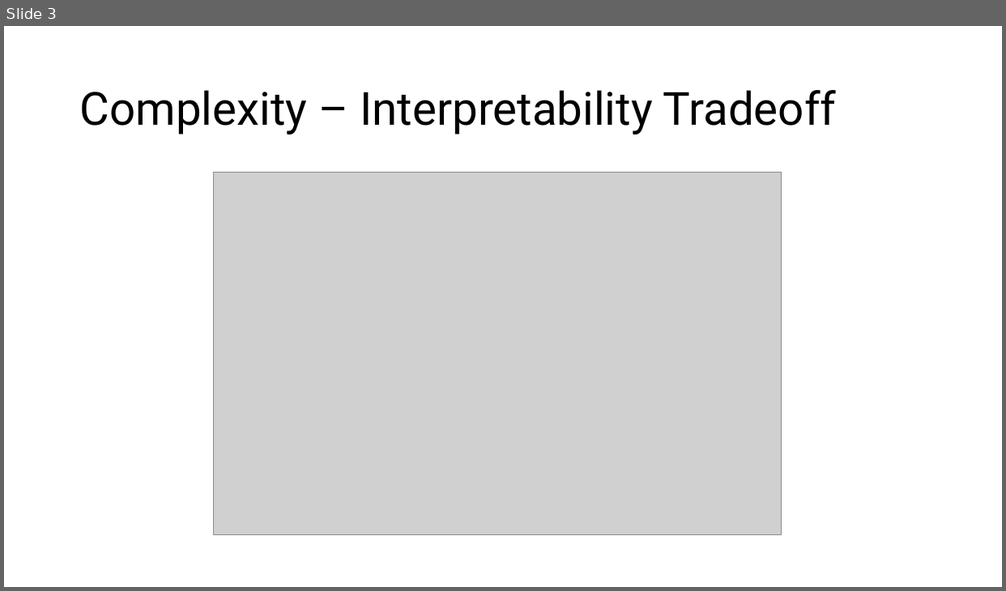
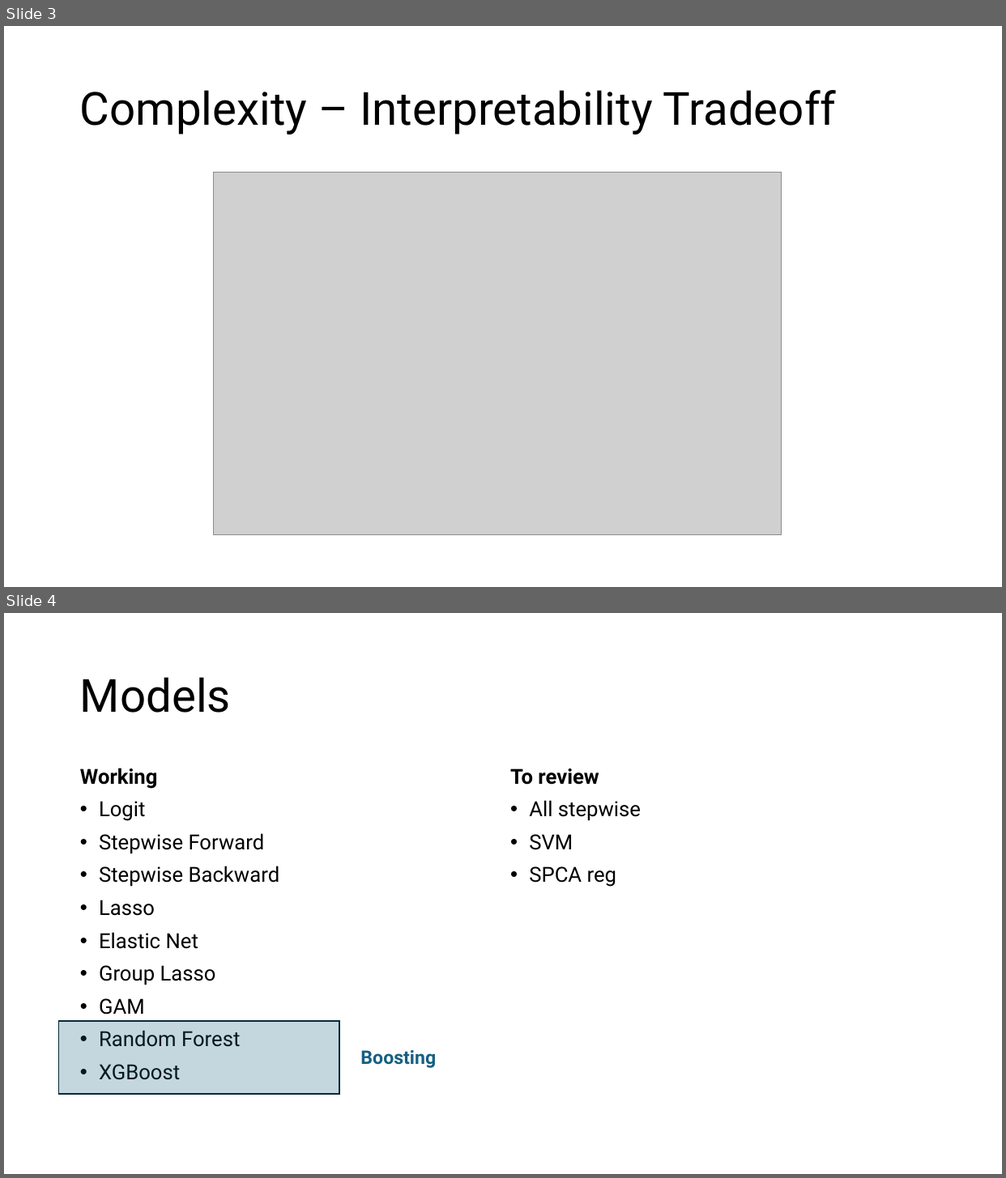
Before and after one commit to danielgvb/stats_high_dim_data, a slide deck: ppt/Stats High Dim.pptx. Shown one above the other, each under a label of ours: slide 3 before the commit, slides 3 and 4 after it. The pictures are 1006x591 and 1006x1178 pixels, drawn with LibreOffice and Linux fonts; fonts in the diff are those of the drawing; grey boxes stand for pictures. Boxes give left, top, right and bottom in pixels: in the first picture for what was removed or moved away, otherwise in the second. Text is boxed around its words. In the diff, an @@ line names an element or a change of style, - is before the commit and + after.

Commit message:
add xgboost metrics

```diff
--- a/ppt/Stats High Dim.pptx
+++ b/ppt/Stats High Dim.pptx
@@ slide 4 added at (4, 613, 1002, 1174), background #FFFFFF @@
@@ title added at (80, 677, 231, 713), 44 pt, text #000000 @@
+Models
@@ text added at (80, 768, 280, 1080), 20 pt, text #000000 @@
+Working
+• Logit
+• Stepwise Forward
+• Stepwise Backward
+• Lasso
+• Elastic Net
+• Group Lasso
+• GAM
+• Random Forest
+• XGBoost
@@ text added at (510, 769, 641, 887), 20 pt, text #000000 @@
+To review
+• All stepwise
+• SVM
+• SPCA reg
@@ rectangle added at (58, 1021, 339, 1094), fill #156082 at 25% opacity, outline #092A39 1.5 pt @@
@@ text added at (360, 1050, 436, 1068), 18 pt, text #156082, bold @@
+Boosting
```
Also in this commit, not shown: 5 slides changed, 1 other slide added, 3 other files.
